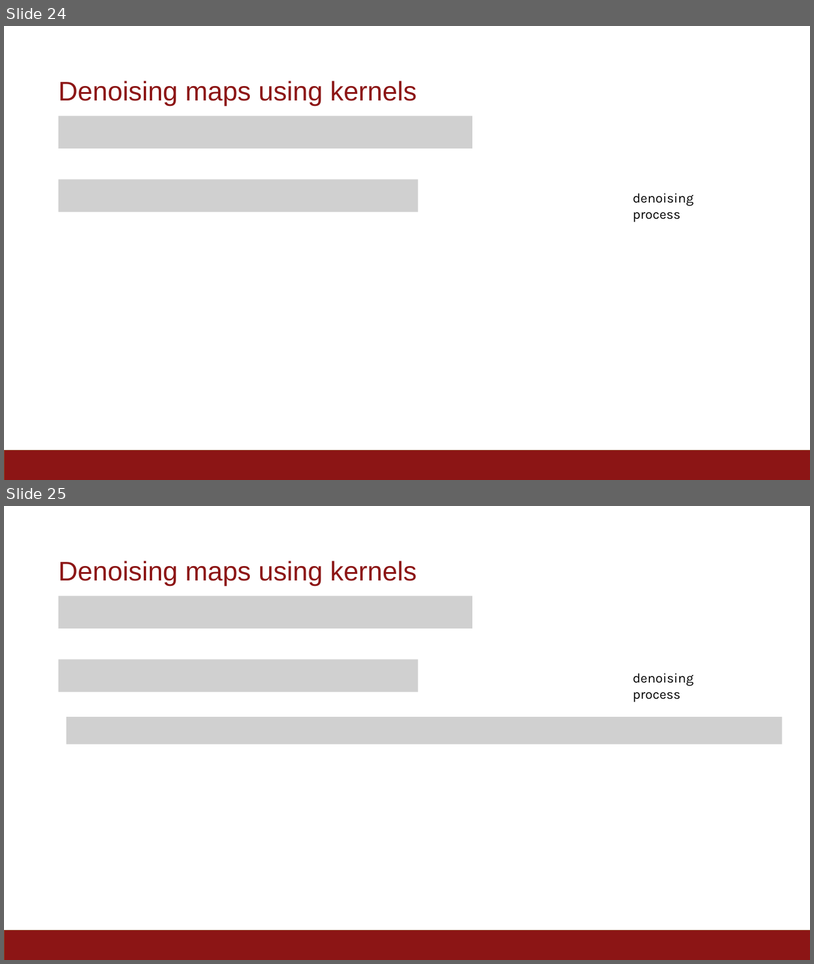
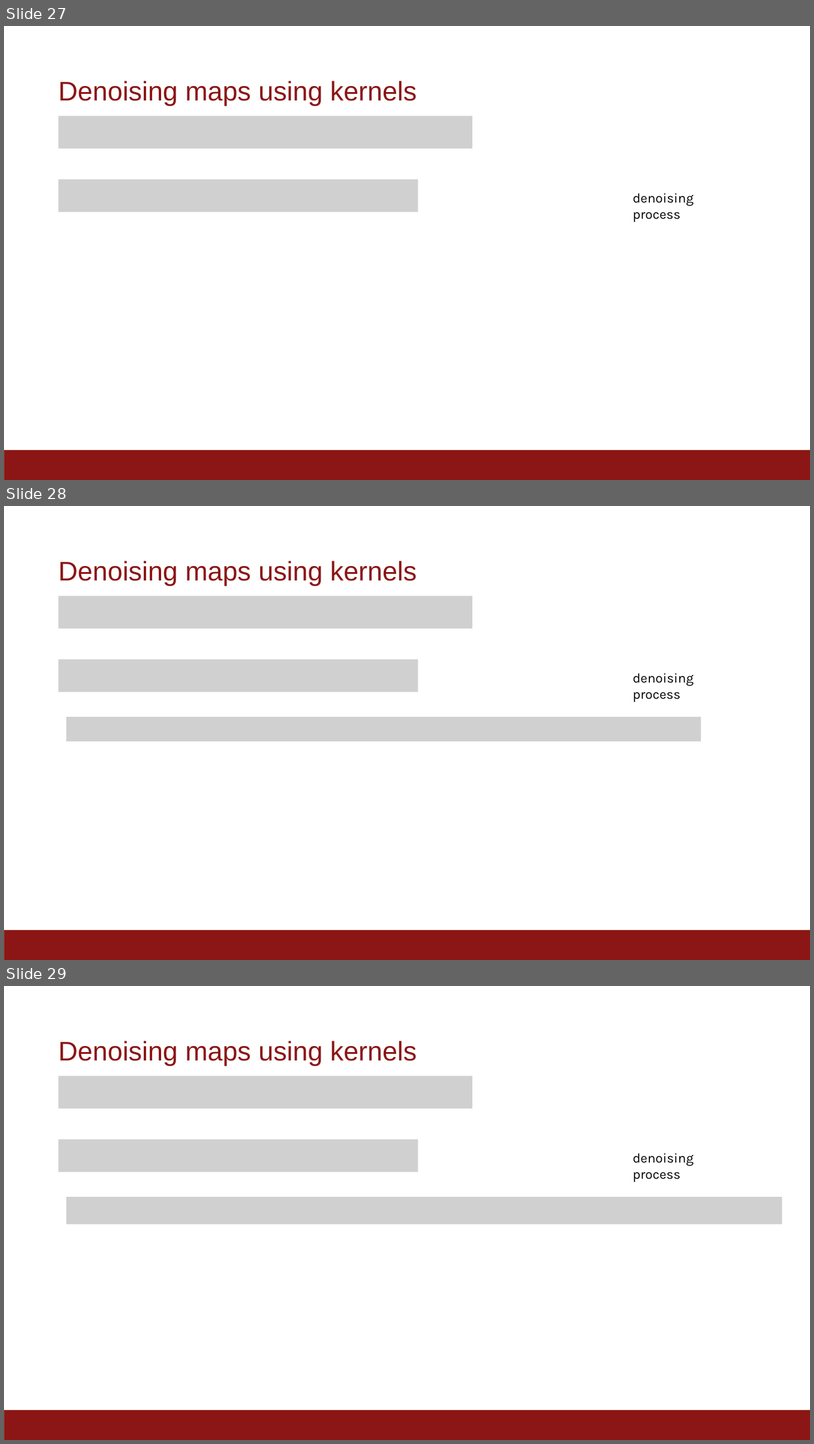
Before and after one commit to vigansub/Vignesh-Ganapathi-Subramanian-Progress-Report---Winter-2019, a slide deck: images/VigneshGanapathiSubramanian-winter2019.pptx. Shown one above the other, each under a label of ours: slides 24 and 25 before the commit, slides 27, 28 and 29 after it. The pictures are 814x964 and 814x1444 pixels, drawn with LibreOffice and Linux fonts; fonts in the diff are those of the drawing; grey boxes stand for pictures; background and template pictures are left out. Boxes give left, top, right and bottom in pixels: in the first picture for what was removed or moved away, otherwise in the second. Text is boxed around its words. In the diff, an @@ line names an element or a change of style, - is before the commit and + after.

```diff
--- a/images/VigneshGanapathiSubramanian-winter2019.pptx
+++ b/images/VigneshGanapathiSubramanian-winter2019.pptx
@@ slide 28 added at (x1=4, y1=506, x2=810, y2=960), background #FFFFFF; not listed: 1 template element that a slide beside it also shows @@
@@ text added at (x1=59, y1=561, x2=417, y2=586), 24 pt, text #8C1515 @@
+Denoising maps using kernels
@@ picture added at (x1=58, y1=595, x2=473, y2=628) @@
@@ picture added at (x1=58, y1=659, x2=417, y2=691) @@
@@ text added at (x1=633, y1=673, x2=694, y2=702), 12 pt, text #000000 @@
+denoising process
@@ picture added at (x1=66, y1=717, x2=702, y2=741) @@
@@ what was slide 24 is now slide 27 @@
@@ what was slide 25 is now slide 29 @@
```
Also in this commit, not shown: 1 slide changed, 8 other slides added.
